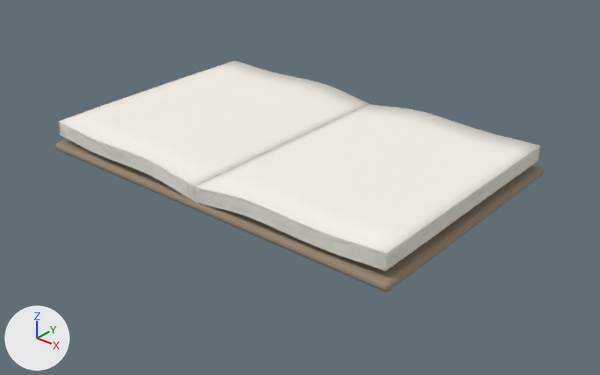
What one commit did to the Blender file public/models/weiclaw-book.blend.
One viewpoint serves both versions: a 50 mm lens placed at (2.44, -2.86, 1.61), pointed at (0.09, -0.04, -0.23). The axes (+X, +Y, +Z) are drawn at lower left. The lights are the same throughout. The older version comes first.

Before the edit, the objects in view are built like this:
```python
mat_weiclaw_leather = principled_material('weiclaw_leather')
mat_weiclaw_leather.base_color = (0.31, 0.24, 0.17)  # brown #978673
mat_weiclaw_leather.roughness = 0.85
me_cube = bpy.data.meshes.new('Cube')
me_cube.from_pydata(...)  # a box spanning x -1.03..1.03, y -0.67..0.67, z -0.02..0.02
me_cube.materials.append(mat_weiclaw_leather)  # brown #978673
me_page_020 = bpy.data.meshes.new('Page_020')
me_page_020.from_pydata(...)  # 153 vertices, 128 faces; spans x 0.0..1.001, y -0.656..0.661, z -0.008..0.034
me_page_020.polygons.foreach_set('use_smooth', [True] * 128)
me_page_020.materials.append(mat_weiclaw_page_edge)  # white #f7f2ea
me_page_024 = bpy.data.meshes.new('Page_024')
me_page_024.from_pydata(...)  # 153 vertices, 128 faces; spans x 0.0..1.001, y -0.656..0.661, z -0.008..0.034
me_page_024.polygons.foreach_set('use_smooth', [True] * 128)
me_page_024.materials.append(mat_weiclaw_page_edge)  # white #f7f2ea
ob_cover = bpy.data.objects.new('Cover', me_cube)
ob_cover.parent = ob_bookrig
ob_cover.location = (0.0, 0.0, -0.112)
_m = ob_cover.modifiers.new('cover_bevel', 'BEVEL')
_m.width = 0.04
_m.width_pct = 0.04
_m.segments = 3
ob_page_020 = bpy.data.objects.new('Page_020', me_page_020)
ob_page_020.parent = ob_bookrig
ob_page_020.location = (0.0, 0.0, -0.0348)
_m = ob_page_020.modifiers.new('page_thickness', 'SOLIDIFY')
_m.thickness = 0.004
ob_page_024 = bpy.data.objects.new('Page_024', me_page_024)
ob_page_024.parent = ob_bookrig
ob_page_024.location = (0.0, 0.0, -0.0084)
_m = ob_page_024.modifiers.new('page_thickness', 'SOLIDIFY')
_m.thickness = 0.004
# also in view: 'Page_019' at (0.5, 0.0, -0.03); 'Page_022' at (0.5, 0.0, -0.01); 'Page_013' at (0.5, 0.0, -0.07); 'Page_016' at (0.5, 0.0, -0.05); 'Page_018' at (0.5, 0.0, -0.04)
```
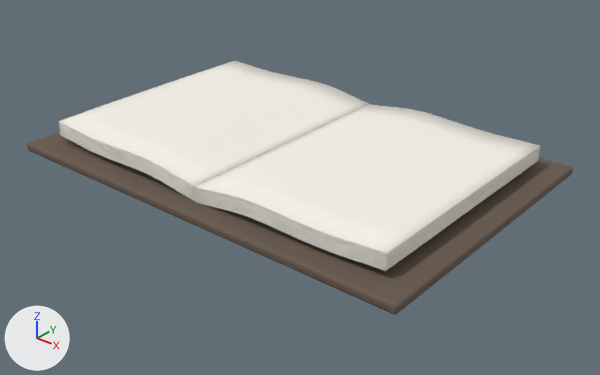
Commit message: fix: give the WeiClaw book a real hardcover silhouette

Diff of the bpy script that builds the scene:
```diff
--- a/public/models/weiclaw-book.blend.py
+++ b/public/models/weiclaw-book.blend.py
@@ mat_weiclaw_leather @@
 mat_weiclaw_leather = principled_material('weiclaw_leather')
-mat_weiclaw_leather.base_color = (0.31, 0.24, 0.17)  # brown #978673
+mat_weiclaw_leather.base_color = (0.135, 0.098, 0.072)  # brown #67584c
 mat_weiclaw_leather.roughness = 0.85
@@ ob_cover @@
 ob_cover.location = (0.0, 0.0, -0.112)
+ob_cover.scale = (1.1, 1.14, 1.0)
 _m = ob_cover.modifiers.new('cover_bevel', 'BEVEL')
```

Location of each change, (x1, y1, x2, y2) in pixels of the pictures (600 x 375 px):
'Cover', recoloured, rescaled (12% wider, 19% taller)
    before: (55, 139, 544, 292)
    after: (27, 132, 573, 314)
